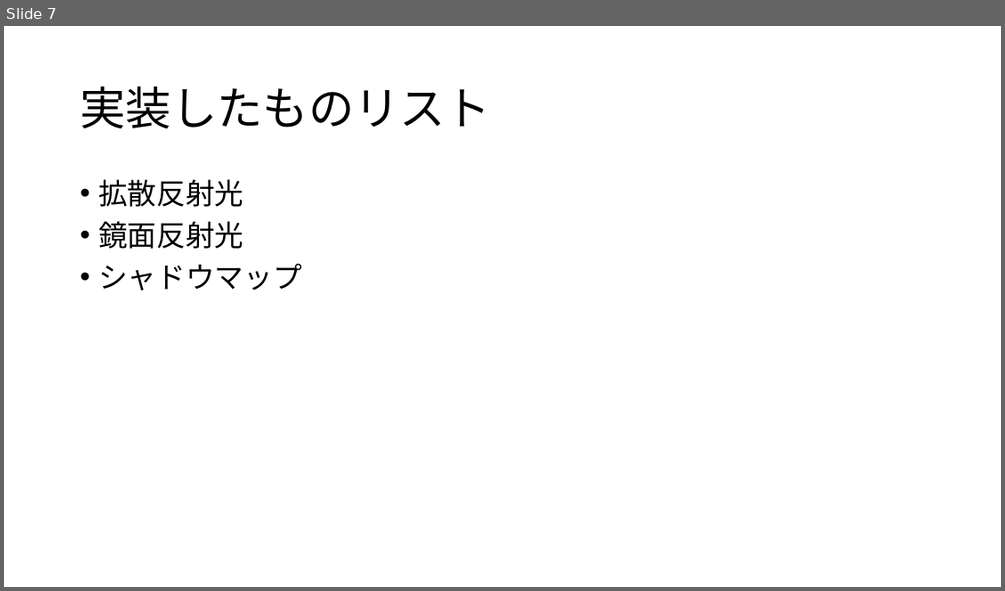
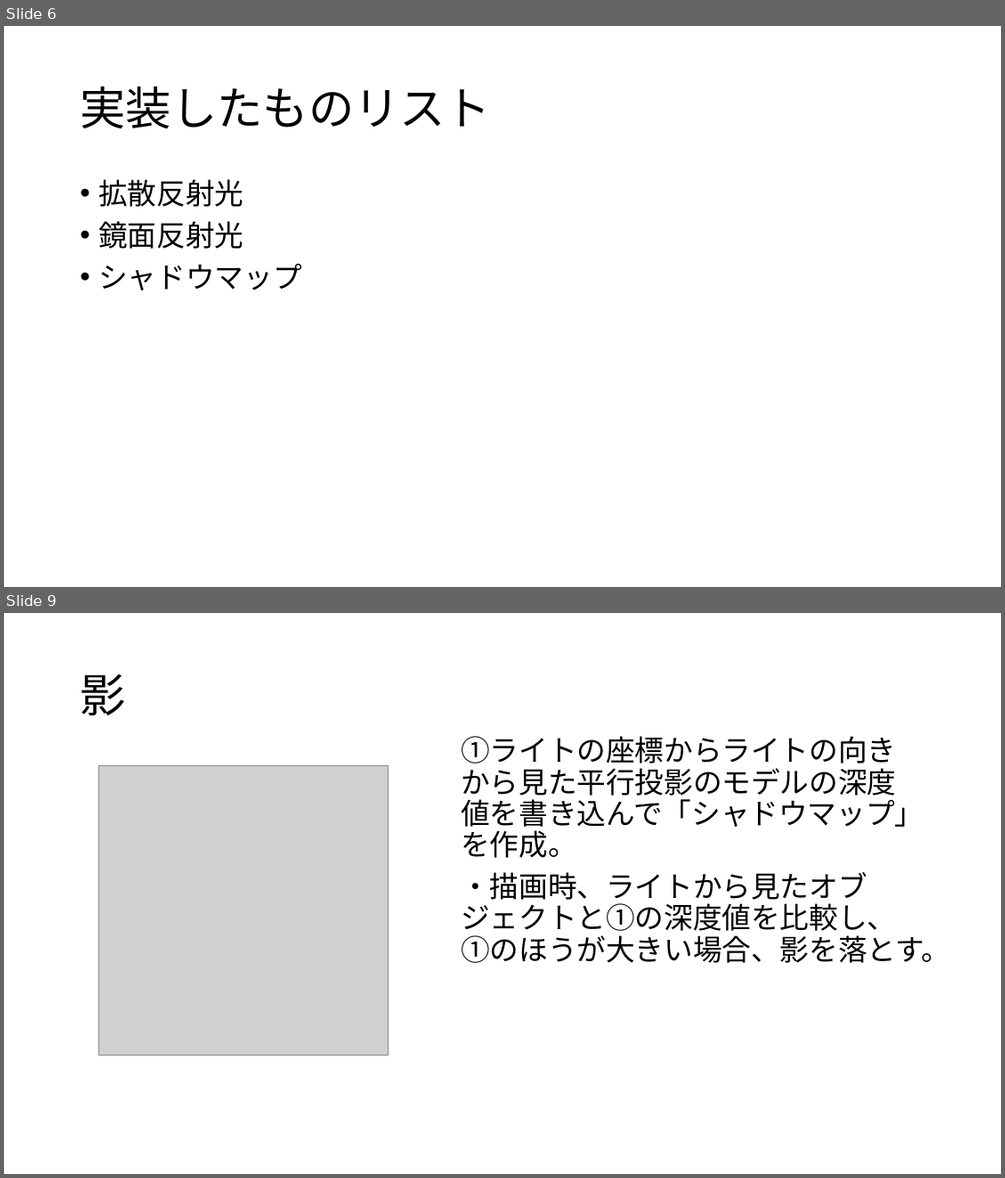
Before and after one commit to kyotento/KyotEngine, a slide deck: ポートフォリオ(仮).pptx. Shown one above the other, each under a label of ours: slide 7 before the commit, slides 6 and 9 after it; the slides between them are not shown. The pictures are 1005x591 and 1005x1178 pixels, drawn with LibreOffice and Linux fonts; fonts in the diff are those of the drawing; grey boxes stand for pictures. Boxes give left, top, right and bottom in pixels: in the first picture for what was removed or moved away, otherwise in the second. Text is boxed around its words. In the diff, an @@ line names an element or a change of style, - is before the commit and + after.

```diff
--- a/ポートフォリオ(仮).pptx
+++ b/ポートフォリオ(仮).pptx
@@ slide 9 added at [4,613,1001,1174], background #FFFFFF @@
@@ title added at [80,674,125,715], 44 pt, text #000000 @@
+影
@@ picture added at [99,765,388,1055] @@
@@ text added at [461,795,950,963], 28 pt, text #000000 @@
+①ライトの座標からライトの向きから見た平行投影のモデルの深度値を書き込んで「シャドウマップ」を作成。
+・描画時、ライトから見たオブジェクトと①の深度値を比較し、①のほうが大きい場合、影を落とす。
@@ what was slide 7 is now slide 6 @@
```
Also in this commit, not shown: 3 slides changed, 3 other slides added, 3 slides removed, 4 other files.
